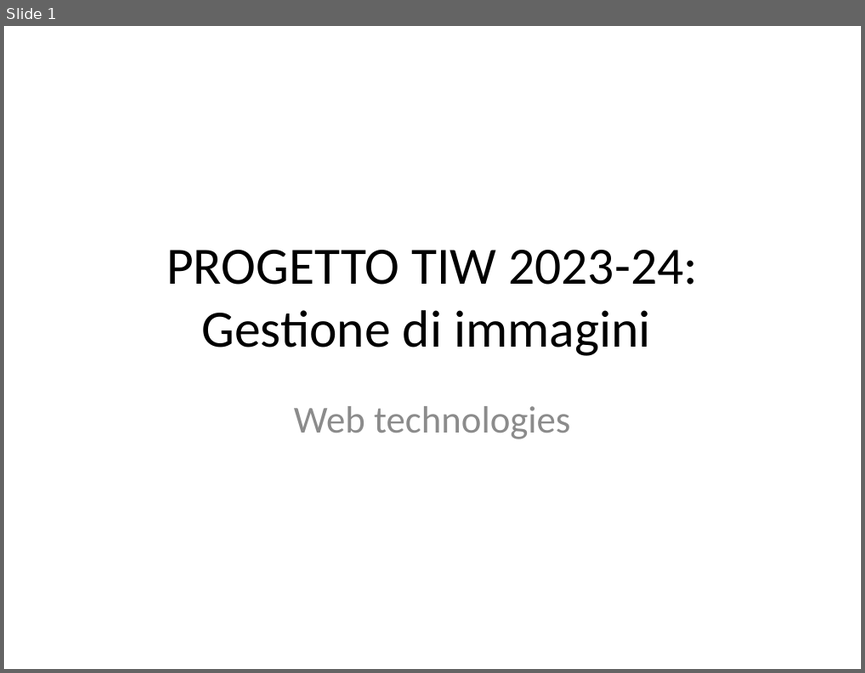
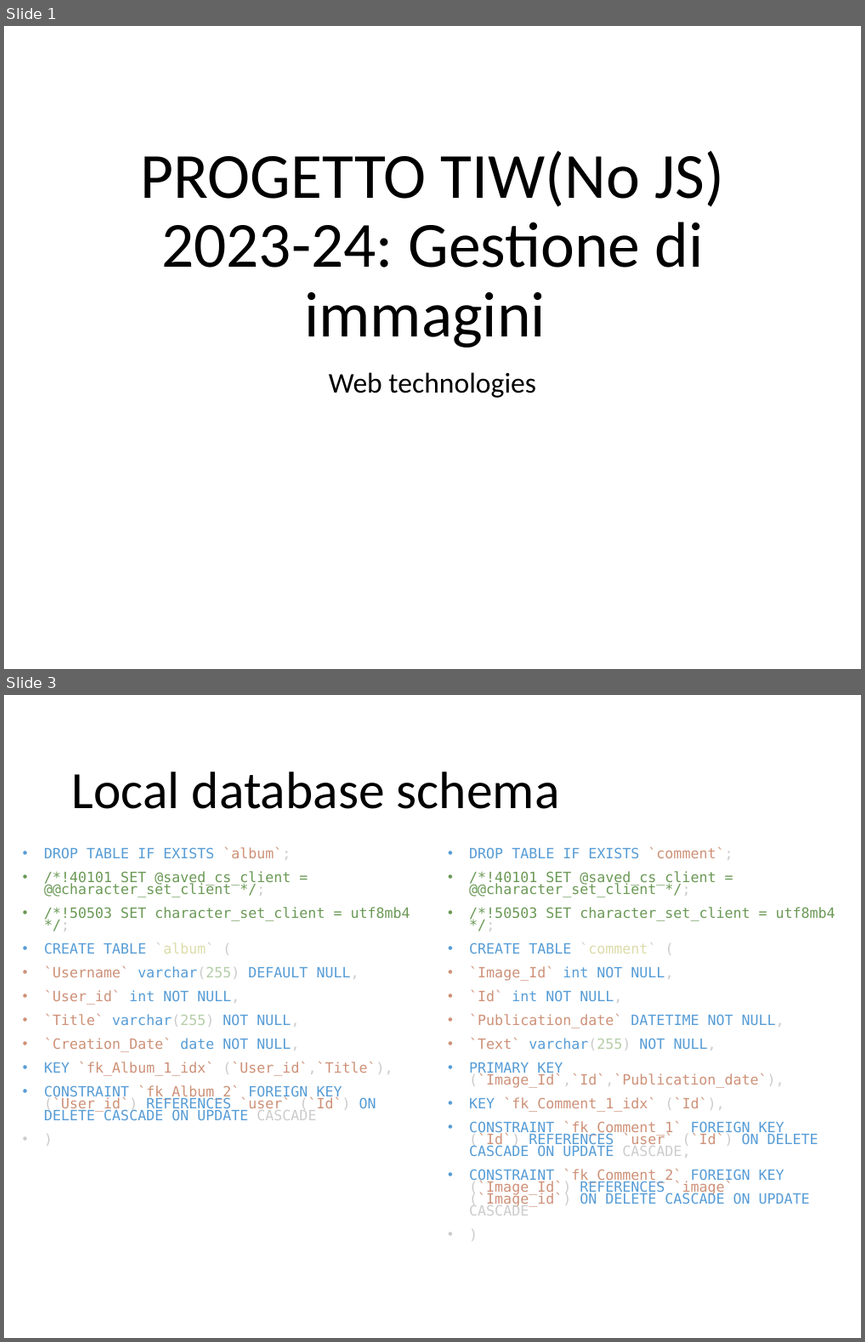
Before and after one commit to vittpall/ProgettoTIW, a slide deck: assets/progettazioneTiw.pptx. Shown one above the other, each under a label of ours: slide 1 before the commit, slides 1 and 3 after it; the slides between them are not shown. The pictures are 865x673 and 865x1342 pixels, drawn with LibreOffice and Linux fonts; fonts in the diff are those of the drawing. Boxes give left, top, right and bottom in pixels: in the first picture for what was removed or moved away, otherwise in the second. Text is boxed around its words. In the diff, an @@ line names an element or a change of style, - is before the commit and + after.

```diff
--- a/assets/progettazioneTiw.pptx
+++ b/assets/progettazioneTiw.pptx
@@ slide 3 added at <box>4,695,861,1338</box>, background #FFFFFF @@
@@ title added at <box>71,771,560,809</box>, 44 pt, text #000000 @@
+Local database schema
@@ text added at <box>44,846,410,1120</box>, 11.9 pt, text #569CD6 @@
+• DROP TABLE IF EXISTS `album`;
+• /*!40101 SET @saved_cs_client = @@character_set_client */;
+• /*!50503 SET character_set_client = utf8mb4 */;
+• CREATE TABLE `album` (
+• `Username` varchar(255) DEFAULT NULL,
+• `User_id` int NOT NULL,
+• `Title` varchar(255) NOT NULL,
+• `Creation_Date` date NOT NULL,
+• KEY `fk_Album_1_idx` (`User_id`,`Title`),
+• CONSTRAINT `fk_Album_2` FOREIGN KEY (`User_id`) REFERENCES `user` (`Id`) ON DELETE CASCADE ON UPDATE CASCADE
+• )
@@ text added at <box>469,846,835,1215</box>, 11.9 pt, text #569CD6 @@
+• DROP TABLE IF EXISTS `comment`;
+• /*!40101 SET @saved_cs_client = @@character_set_client */;
+• /*!50503 SET character_set_client = utf8mb4 */;
+• CREATE TABLE `comment` (
+• `Image_Id` int NOT NULL,
+• `Id` int NOT NULL,
+• `Publication_date` DATETIME NOT NULL,
+• `Text` varchar(255) NOT NULL,
+• PRIMARY KEY (`Image_Id`,`Id`,`Publication_date`),
+• KEY `fk_Comment_1_idx` (`Id`),
+• CONSTRAINT `fk_Comment_1` FOREIGN KEY (`Id`) REFERENCES `user` (`Id`) ON DELETE CASCADE ON UPDATE CASCADE,
+• CONSTRAINT `fk_Comment_2` FOREIGN KEY (`Image_Id`) REFERENCES `image` (`Image_id`) ON DELETE CASCADE ON UPDATE CASCADE
+• )
@@ slide 1 changed as well @@
@@ title "PROGETTO TIW(No JS) 2023-24: Gestione ..." at <box>140,151,724,347</box>: vertical alignment middle to bottom @@
@@ title at <box>140,151,724,347</box>: text changed; size 44 to 54 pt @@
-PROGETTO TIW 2023-24: Gestione di immagini
+PROGETTO TIW(No JS) 2023-24: Gestione di immagini
@@ subtitle "Web technologies": place and size @@
-subtitle "Web technologies" at <box>294,406,570,439</box>
+subtitle "Web technologies" at <box>329,372,536,397</box>
@@ subtitle "Web technologies" at <box>329,372,536,397</box>: size 32 to 24 pt, text colour #8C8C8C to #000000; line spacing 1 to 0.9; more space between paragraphs @@
```
Also in this commit, not shown: 6 other slides changed, 6 other slides added, 3 slides removed.
